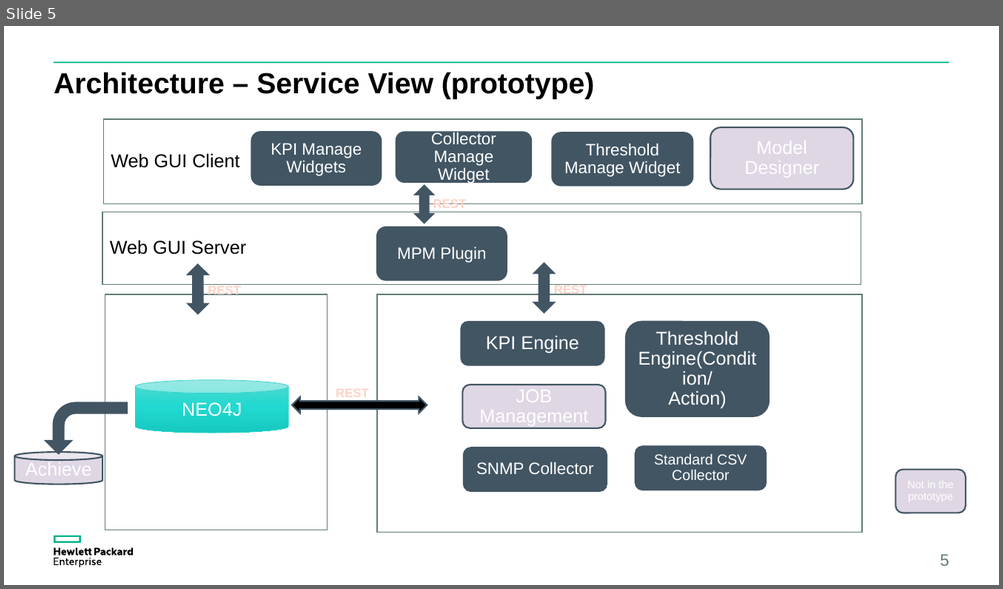
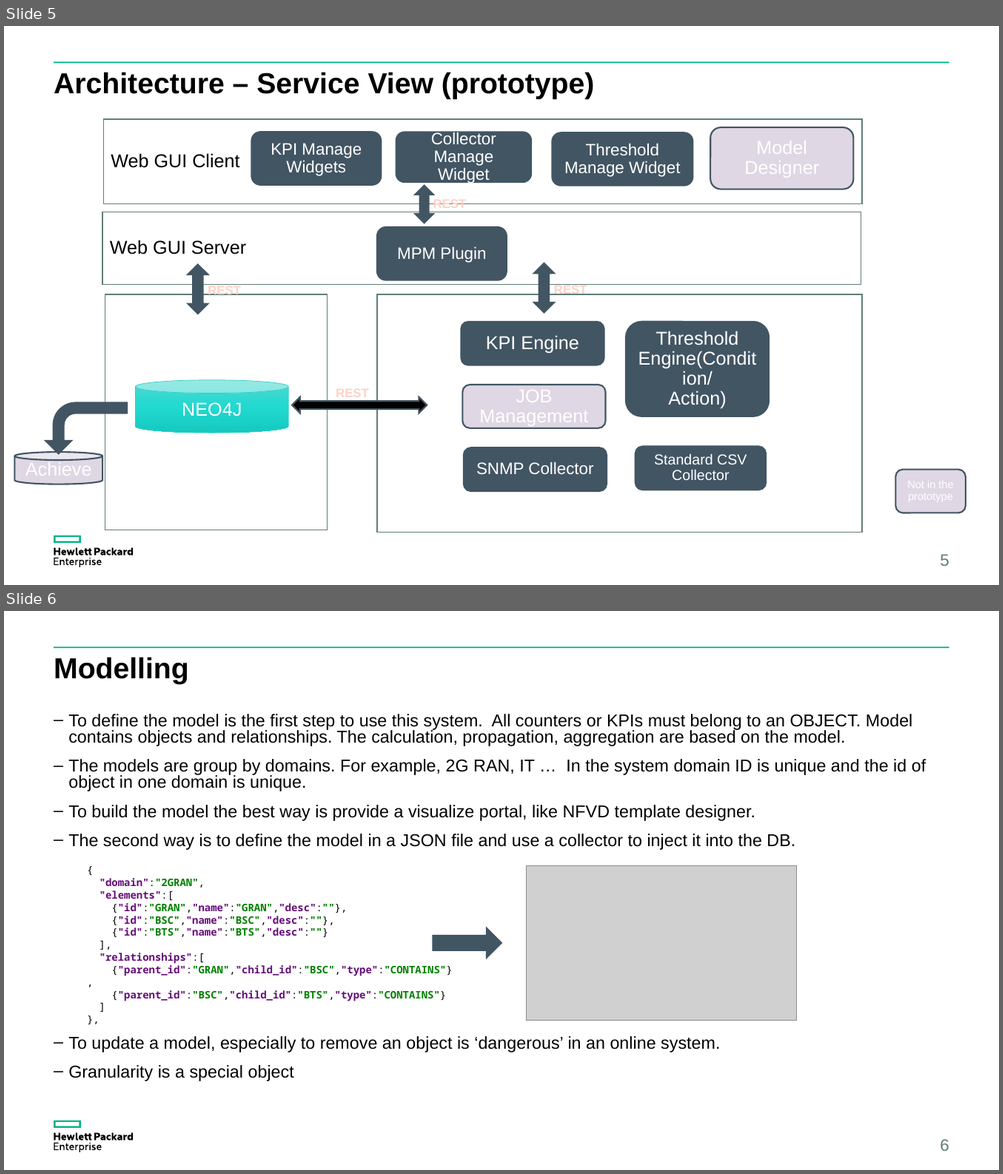
Before and after one commit to yzgang76/MPM, a slide deck: doc/OSSP V2.pptx. Shown one above the other, each under a label of ours: slide 5 before the commit, slides 5 and 6 after it. The pictures are 1003x589 and 1003x1174 pixels, drawn with LibreOffice and Linux fonts; fonts in the diff are those of the drawing; grey boxes stand for pictures. Boxes give left, top, right and bottom in pixels: in the first picture for what was removed or moved away, otherwise in the second. Text is boxed around its words. In the diff, an @@ line names an element or a change of style, - is before the commit and + after.

```diff
--- a/doc/OSSP V2.pptx
+++ b/doc/OSSP V2.pptx
@@ slide 6 added at <box>4,611,999,1170</box>, background #FFFFFF; not listed: 3 template elements that a slide beside it also shows @@
@@ title added at <box>54,657,189,684</box>, 28 pt, text #000000, bold @@
+Modelling
@@ text added at <box>68,714,925,1082</box>, 16.6 pt, text #000000 @@
+– To define the model is the first step to use this system. All counters or KPIs must belong to an OBJECT. Model contains objects and relationships. The calculation, propagation, aggregation are based on the model.
+– The models are group by domains. For example, 2G RAN, IT … In the system domain ID is unique and the id of object in one domain is unique.
+– To build the model the best way is provide a visualize portal, like NFVD template designer.
+– The second way is to define the model in a JSON file and use a collector to inject it into the DB.
+– To update a model, especially to remove an object is ‘dangerous’ in an online system.
+– Granularity is a special object
@@ picture added at <box>526,866,797,1021</box> @@
@@ text added at <box>99,878,452,1002</box>, 10 pt, text #660E7A, bold @@
+{
+"domain":"2GRAN",
+"elements":[
+{"id":"GRAN","name":"GRAN","desc":""},
+{"id":"BSC","name":"BSC","desc":""},
+{"id":"BTS","name":"BTS","desc":""}
+],
+"relationships":[
+{"parent_id":"GRAN","child_id":"BSC","type":"CONTAINS"},
+{"parent_id":"BSC","child_id":"BTS","type":"CONTAINS"}
+]
+},
@@ right arrow added at <box>433,929,502,958</box>, fill #425563, outline #425563 1.5 pt @@
@@ page number added at <box>939,1139,948,1151</box>, 16 pt, text #617D78 @@
+6
```
Also in this commit, not shown: 5 slides changed, 5 other slides added.
